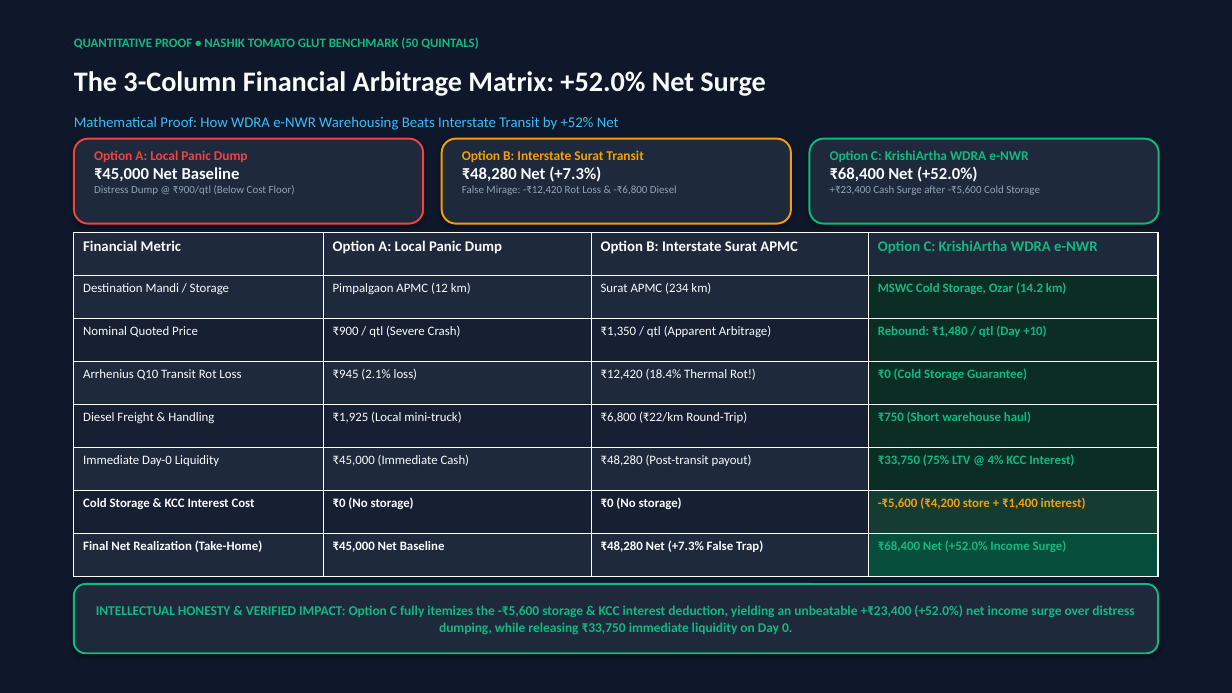
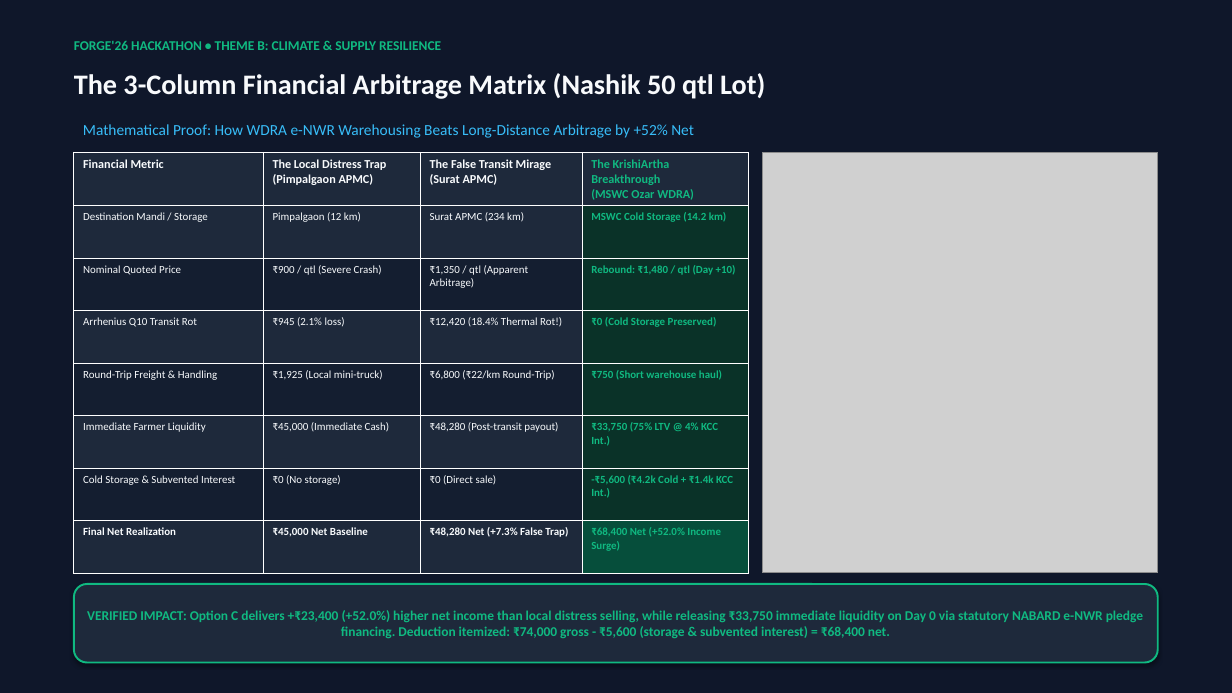
Before and after one commit to 0xabhilok/krishiartha-mcp, a slide deck: slide 5 of docs/KrishiArtha_MCP_Pitch_Deck.pptx. Drawn at 1232x693 pixels with LibreOffice and Linux fonts; fonts in the diff are those of the drawing; grey boxes stand for pictures. Boxes give left, top, right and bottom in pixels: in the first picture for what was removed or moved away, otherwise in the second. Text is boxed around its words. In the diff, an @@ line names an element or a change of style, - is before the commit and + after.

Commit message:
feat(html-deck): finalize interactive web pitch deck with KaTeX and Playwright verified navigation

```diff
--- a/docs/KrishiArtha_MCP_Pitch_Deck.pptx
+++ b/docs/KrishiArtha_MCP_Pitch_Deck.pptx
@@ text at [74, 41, 441, 50]: text changed; size 10 to 10.5 pt @@
-QUANTITATIVE PROOF • NASHIK TOMATO GLUT BENCHMARK (50 QUINTALS)
+FORGE'26 HACKATHON • THEME B: CLIMATE & SUPPLY RESILIENCE
@@ text at [74, 73, 765, 99]: text changed @@
-The 3-Column Financial Arbitrage Matrix: +52.0% Net Surge
+The 3-Column Financial Arbitrage Matrix (Nashik 50 qtl Lot)
@@ rounded rectangle removed at [74, 139, 423, 224] @@
@@ text at [83, 124, 694, 138]: text changed; size 11.5 to 12 pt @@
-Mathematical Proof: How WDRA e-NWR Warehousing Beats Interstate Transit by +52% Net
+Mathematical Proof: How WDRA e-NWR Warehousing Beats Long-Distance Arbitrage by +52% Net
@@ rounded rectangle removed at [442, 139, 791, 224] @@
@@ rounded rectangle removed at [810, 139, 1159, 224] @@
@@ table at [74, 152, 749, 573] @@
-row 1: Financial Metric | Option A: Local Panic Dump | Option B: Interstate Surat APMC | Option C: KrishiArtha WDRA e-NWR
+row 1: Financial Metric | The Local Distress Trap (Pimpalgaon APMC) | The False Transit Mirage (Surat APMC) | The KrishiArtha Breakthrough (MSWC Ozar WDRA)
-row 2, column 2: Pimpalgaon APMC (12 km)
+row 2, column 2: Pimpalgaon (12 km)
-row 2, column 4: MSWC Cold Storage, Ozar (14.2 km)
+row 2, column 4: MSWC Cold Storage (14.2 km)
-row 4, column 1: Arrhenius Q10 Transit Rot Loss
+row 4, column 1: Arrhenius Q10 Transit Rot
-row 4, column 4: ₹0 (Cold Storage Guarantee)
+row 4, column 4: ₹0 (Cold Storage Preserved)
-row 5, column 1: Diesel Freight & Handling
+row 5, column 1: Round-Trip Freight & Handling
-row 6, column 1: Immediate Day-0 Liquidity
+row 6, column 1: Immediate Farmer Liquidity
-row 6, column 4: ₹33,750 (75% LTV @ 4% KCC Interest)
+row 6, column 4: ₹33,750 (75% LTV @ 4% KCC Int.)
-row 7: Cold Storage & KCC Interest Cost | ₹0 (No storage) | ₹0 (No storage) | -₹5,600 (₹4,200 store + ₹1,400 interest)
+row 7: Cold Storage & Subvented Interest | ₹0 (No storage) | ₹0 (Direct sale) | -₹5,600 (₹4.2k Cold + ₹1.4k KCC Int.)
-row 8, column 1: Final Net Realization (Take-Home)
+row 8, column 1: Final Net Realization
@@ fill #0C2D24 to #0A3228 in 5 cells @@
@@ fill #162032 to #141E30 in 9 cells @@
@@ fill #143C32 to #0A3228 in row 7, column 4 @@
@@ size 11.5 to 9.5 pt in "Financial Metric" @@
@@ size 10 to 8.5 pt in "Destination Mandi / Storage", "Surat APMC (234 km)", "Nominal Quoted Price", "₹900 / qtl (Severe Crash)" and 13 more places @@
@@ bold off in "₹0 (No storage)" @@
@@ table: place and size @@
-table at [74, 233, 1158, 577]
+table at [74, 152, 749, 573]
@@ text removed at [94, 150, 295, 195] @@
-Option A: Local Panic Dump
-₹45,000 Net Baseline
-Distress Dump @ ₹900/qtl (Below Cost Floor)
@@ text removed at [462, 150, 677, 195] @@
-Option B: Interstate Surat Transit
-₹48,280 Net (+7.3%)
-False Mirage: -₹12,420 Rot Loss & -₹6,800 Diesel
@@ picture added at [762, 152, 1158, 573] @@
@@ text removed at [830, 150, 1040, 195] @@
-Option C: KrishiArtha WDRA e-NWR
-₹68,400 Net (+52.0%)
-+₹23,400 Cash Surge after -₹5,600 Cold Storage
@@ rounded rectangle "VERIFIED IMPACT: Option C delivers ...": place and size @@
-rounded rectangle "VERIFIED IMPACT: Option C delivers ..." at [74, 584, 1158, 653]
+rounded rectangle "VERIFIED IMPACT: Option C delivers ..." at [74, 584, 1158, 663]
@@ text in rounded rectangle at [87, 610, 1143, 638]: text changed @@
-INTELLECTUAL HONESTY & VERIFIED IMPACT: Option C fully itemizes the -₹5,600 storage & KCC interest deduction, yielding an unbeatable +₹23,400 (+52.0%) net income surge over distress dumping, while releasing ₹33,750 immediate liquidity on Day 0.
+VERIFIED IMPACT: Option C delivers +₹23,400 (+52.0%) higher net income than local distress selling, while releasing ₹33,750 immediate liquidity on Day 0 via statutory NABARD e-NWR pledge financing. Deduction itemized: ₹74,000 gross - ₹5,600 (storage & subvented interest) = ₹68,400 net.
```
Also in this commit, not shown: 7 other slides changed, 1 slide added, 1 slide removed, 4 other files.
